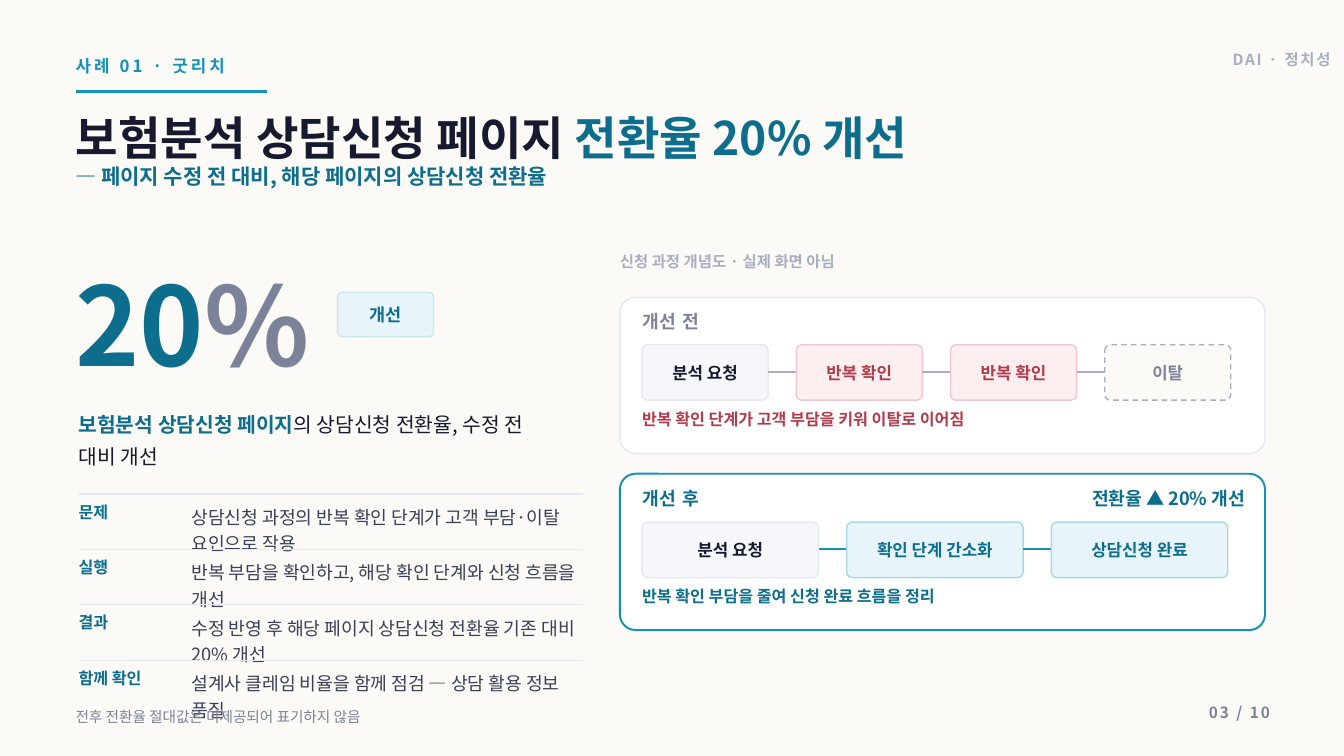
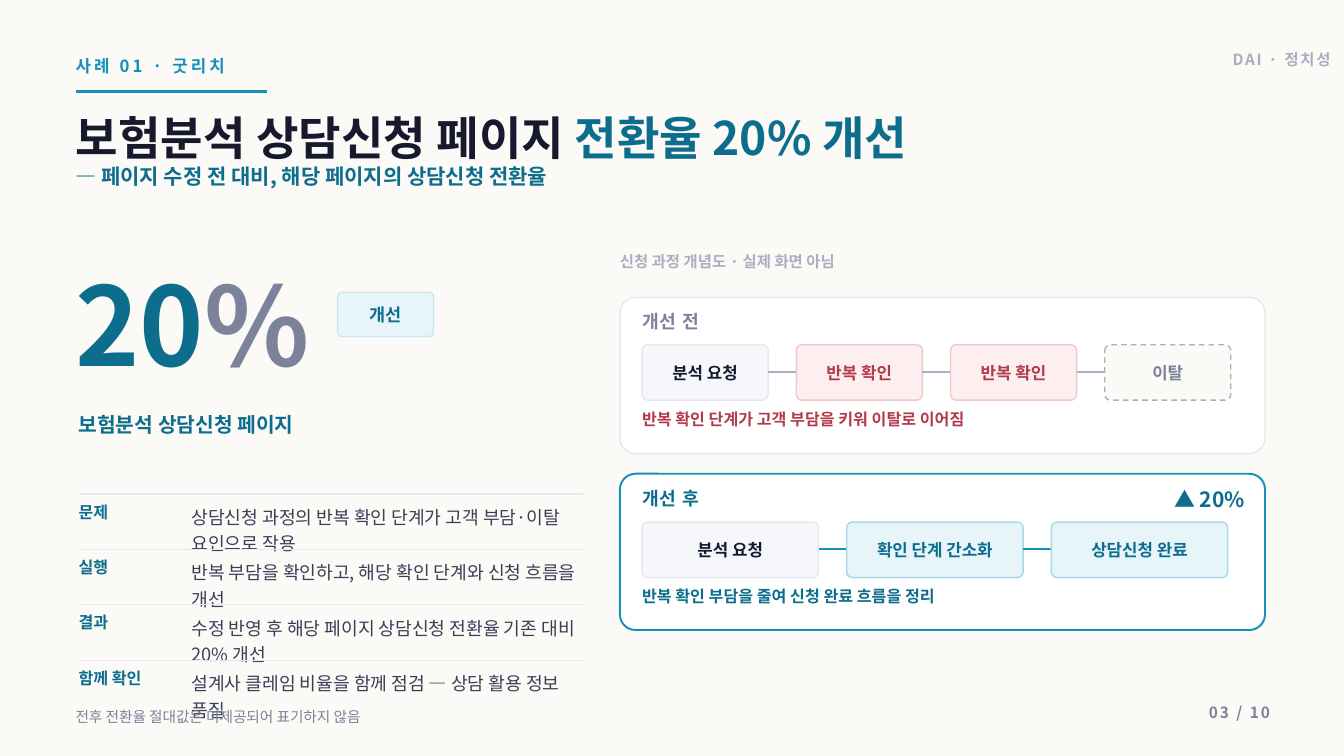
Before and after one commit to insightjung27/dai-healthcare-pt-deck-2, a slide deck: slide 3 of 정치성_DAI_AI헬스케어플랫폼팀장_면접PT.pptx. Drawn at 1344x756 pixels with LibreOffice and Linux fonts; fonts in the diff are those of the drawing. Boxes give left, top, right and bottom in pixels: in the first picture for what was removed or moved away, otherwise in the second. Text is boxed around its words. In the diff, an @@ line names an element or a change of style, - is before the commit and + after.

```diff
--- a/정치성_DAI_AI헬스케어플랫폼팀장_면접PT.pptx
+++ b/정치성_DAI_AI헬스케어플랫폼팀장_면접PT.pptx
@@ text at <box>79,414,293,434</box>: text changed; text colour #171A2E to #0C6D8C; bold on @@
-보험분석 상담신청 페이지의 상담신청 전환율, 수정 전 대비 개선
+보험분석 상담신청 페이지
@@ text at <box>1200,491,1245,508</box>: text changed; size 13 to 15 pt @@
-전환율 ▲ 20% 개선
+▲ 20%
```
Also in this commit, not shown: 3 other slides changed, 3 other files.
